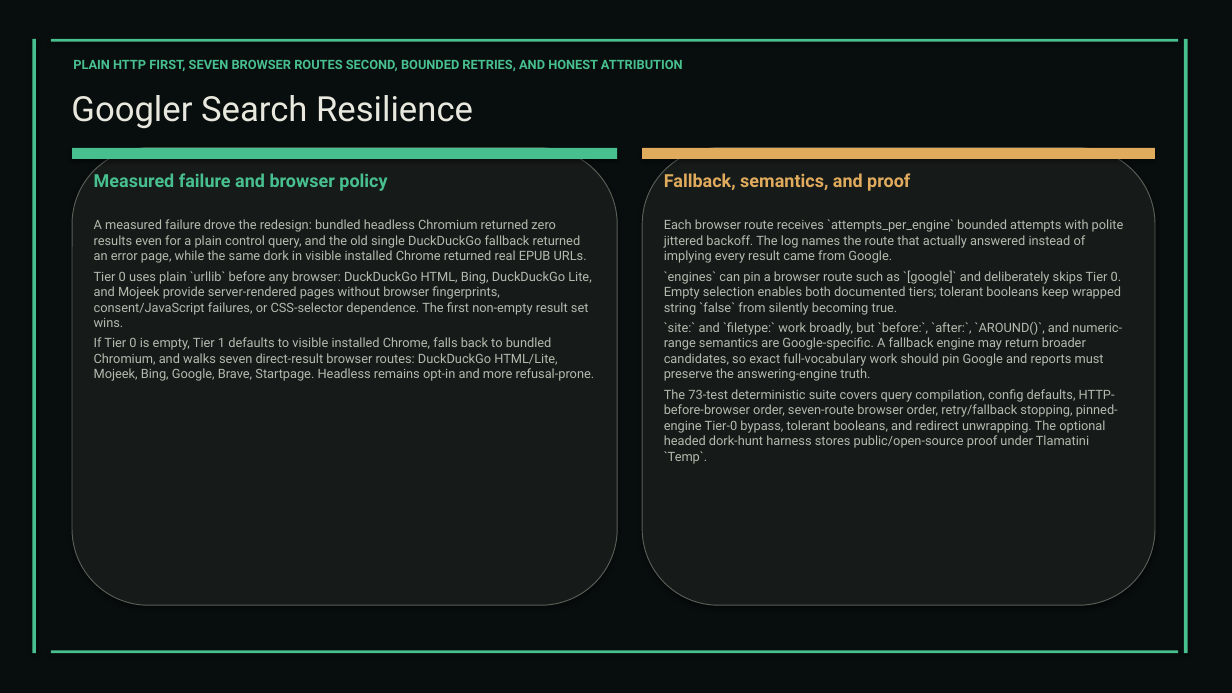
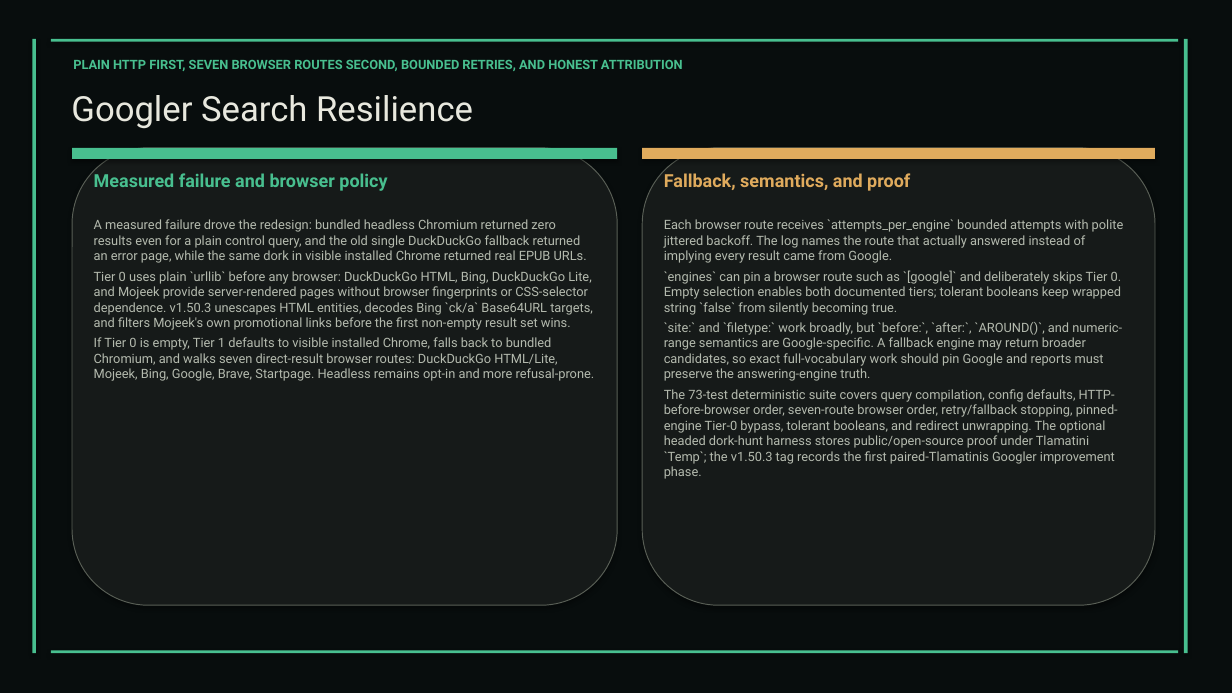
Before and after one commit to XAIHT/Tlamatini, a slide deck: slide 30 of Tlamatini_eXtended_Artificial_Intelligence_Humanly_Tempered.pptx. Drawn at 1232x693 pixels with LibreOffice and Linux fonts; fonts in the diff are those of the drawing. Boxes give left, top, right and bottom in pixels: in the first picture for what was removed or moved away, otherwise in the second. Text is boxed around its words. In the diff, an @@ line names an element or a change of style, - is before the commit and + after.

```diff
--- a/Tlamatini_eXtended_Artificial_Intelligence_Humanly_Tempered.pptx
+++ b/Tlamatini_eXtended_Artificial_Intelligence_Humanly_Tempered.pptx
@@ text at (x1=94, y1=271, x2=593, y2=330): text changed @@
-Tier 0 uses plain `urllib` before any browser: DuckDuckGo HTML, Bing, DuckDuckGo Lite, and Mojeek provide server-rendered pages without browser fingerprints, consent/JavaScript failures, or CSS-selector dependence. The first non-empty result set wins.
+Tier 0 uses plain `urllib` before any browser: DuckDuckGo HTML, Bing, DuckDuckGo Lite, and Mojeek provide server-rendered pages without browser fingerprints or CSS-selector dependence. v1.50.3 unescapes HTML entities, decodes Bing `ck/a` Base64URL targets, and filters Mojeek's own promotional links before the first non-empty result set wins.
@@ text at (x1=664, y1=389, x2=1118, y2=479): text changed @@
-The 73-test deterministic suite covers query compilation, config defaults, HTTP-before-browser order, seven-route browser order, retry/fallback stopping, pinned-engine Tier-0 bypass, tolerant booleans, and redirect unwrapping. The optional headed dork-hunt harness stores public/open-source proof under Tlamatini `Temp`.
+The 73-test deterministic suite covers query compilation, config defaults, HTTP-before-browser order, seven-route browser order, retry/fallback stopping, pinned-engine Tier-0 bypass, tolerant booleans, and redirect unwrapping. The optional headed dork-hunt harness stores public/open-source proof under Tlamatini `Temp`; the v1.50.3 tag records the first paired-Tlamatinis Googler improvement phase.
```
Also in this commit, not shown: 19 other slides changed, 1 slide removed, 10 other files.
